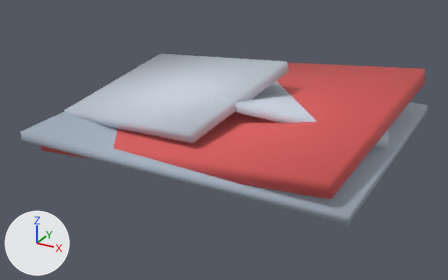
What one commit did to the glTF model assets/models/hart-barn-wreck.glb.
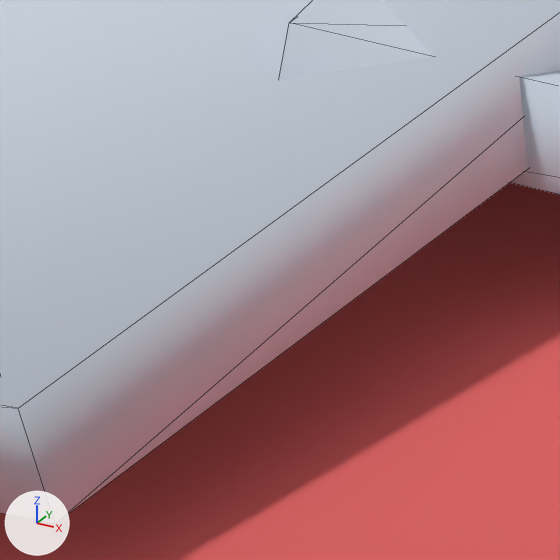
There are two pictures of each version: one whole from a 50 mm lens placed at (20.7, -39.3, 19.6), pointed at (-0.2, -1.4, 0.7), one close up on the part from 42% to 53% of the width and 34% to 52% of the height. Every picture has the same lights, and +X, +Y and +Z are marked at lower left. The older version's two pictures come first. The close-ups show mesh edges as thin lines. Where no turn or scale is listed for an object, it has been applied to the vertices.

Names of what the first close-up shows: 'geometry_0'.
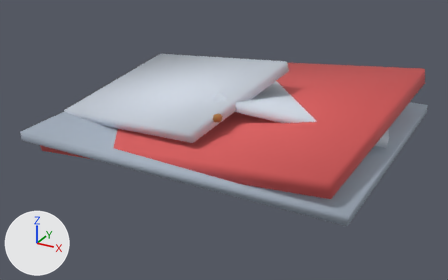
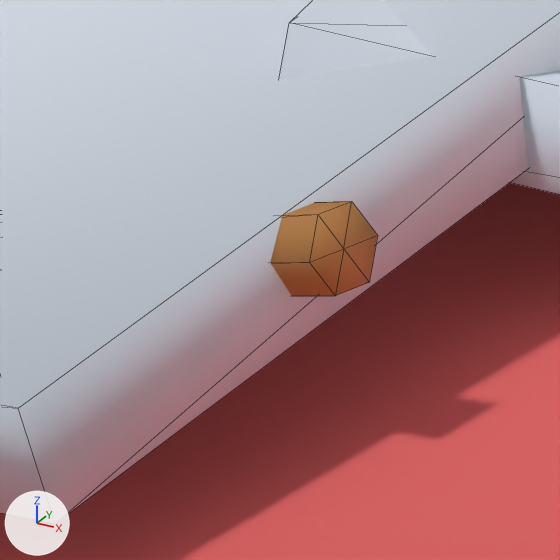
What the commit changed:
me_geometry_0 is used by ob_geometry_0; location (0.0, 0.0, 0.0).
me_geometry_0 had 32 vertices, 48 faces and spanned x -12.4..12.4, y -9.9..9.9, z 0.0..6.4.
me_geometry_0 now has 60 vertices, 96 faces and spans x -12.4..12.4, y -9.9..9.9, z 0.0..6.4.
me_geometry_0 part 1: a new loose piece of 14 vertices spanning x -6.1..2.1, y -6.3..-3.7, z 1.9..4.7, in mat_sww_flat_vertex.
me_geometry_0 part 2: 24 kept faces spanning x -12.3..12.1, y -8.4..8.3, z 1.4..6.4 get new vertex colours; the middle colour goes from pale blue #c8d1dd to light grey #d0d8e3.
Other edits to the shape of me_geometry_0 do not show in these pictures.

What differs and where, as boxes [x1, y1, x2, y2] in the close-ups (560 x 560 px):
part 1 of me_geometry_0, added: after [270, 201, 377, 296]
part 2 of me_geometry_0, edited (looks the same): [0, 0, 560, 523] in both
